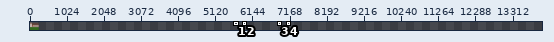
One commit to this sprite sheet: assets/levels/everhart_backyard.png. Above: a wide view before the commit, with the close-up outlined.
Close-up. First the earlier version:
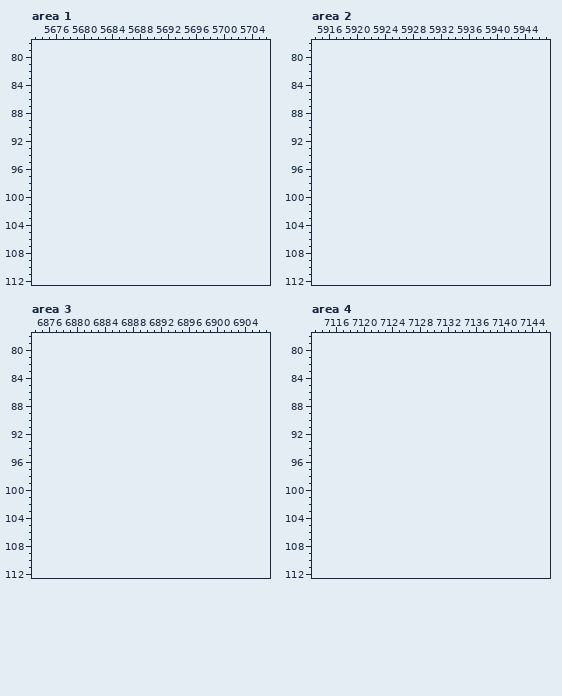
The file is 240x160 pixels. Shown: area 1: x 5673..5706, y 78..112; area 2: x 5914..5947, y 78..112; area 3: x 6874..6907, y 78..112; area 4: x 7113..7146, y 78..112. The old version is drawn lined up with the new one, on the new canvas. The wide view leaves out empty margins. The commit also changed other parts of the picture, which this record leaves out.
New version:
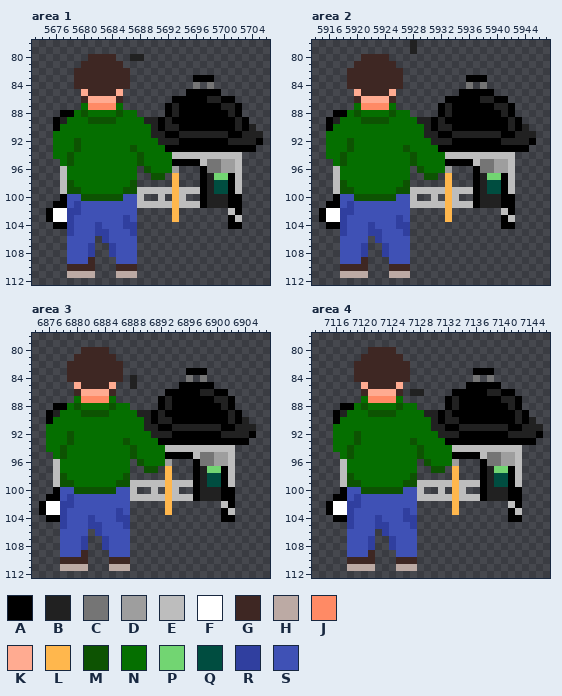
Palette (. is transparent): A #000000  B #212121  C #757575  D #9e9e9e  E #bdbdbd  F #ffffff  G #3e2723  H #bcaaa4  J #ff8a65  K #ffab91  L #ffb74d  M #0d5302  N #056f00  P #72d572  Q #004d40  R #303f9f  S #3f51b5
Changes in this commit:
canvas 240x160 -> 14160x160
--- area 1
@@ x 5673..5706 @@
  79 ..................................
- 80 ..................................
- 81 ..................................
- 82 ..................................
- 83 ..................................
- 84 ..................................
- 85 ..................................
- 86 ..................................
- 87 ..................................
- 88 ..................................
- 89 ..................................
- 90 ..................................
- 91 ..................................
- 92 ..................................
- 93 ..................................
- 94 ..................................
- 95 ..................................
- 96 ..................................
- 97 ..................................
- 98 ..................................
- 99 ..................................
-100 ..................................
-101 ..................................
-102 ..................................
-103 ..................................
-104 ..................................
-105 ..................................
-106 ..................................
-107 ..................................
-108 ..................................
-109 ..................................
-110 ..................................
-111 ..................................
+ 80 ........GGGG..BB..................
+ 81 .......GGGGGG.....................
+ 82 ......GGGGGGGG....................
+ 83 ......GGGGGGGG.........AAA........
+ 84 ......GGGGGGGG.........C.C........
+ 85 .......KGGGGK.........AAAAA.......
+ 86 .......GKKKKG.......AAAAABBAA.....
+ 87 .......NJJJJN......ABAAAAAABBA....
+ 88 ....AANMNNNNMNN....ABAAAAAAABA....
+ 89 ...ABNNNMMMMNNNNBBABAAAAAAAAABA...
+ 90 ...ANNNNNNNNNNNNNBABBAAAAAAAABAB..
+ 91 ...NNNNNNNNNNNNNNBBAABBBBBBBAABBB.
+ 92 ...NNNMNNNNNNNNNNNBBBAAAAAAABBBBA.
+ 93 ...NNNMNNNNNNNMNNNNAAAAAAAAAAAAA..
+ 94 ...NNMNNNNNNNNNMNNNNEEEEEEEEEE....
+ 95 ....NMNNNNNNNNNMNNNNAAAAECCDDE....
+ 96 ....ENNNNNNNNNN.MNNND...ACCDDE....
+ 97 ....ENNNNNNNNNN..MM.L...ABPPAE....
+ 98 ....EMNNNNNNNNM.....L...ABQQAE....
+ 99 ....EMMNNNNNNMMEEEEELEEEABQQAE....
+100 ....ASSMMMMMMSSE..E.LE..ABBBAA....
+101 ...AASRSSSSSSSSEEEEELEEEABBBAA....
+102 ..AFFRRSSSSSSSS.....L.......EA....
+103 ..AFFRSSSSSSSRS.....L.......AE....
+104 ...AARSSSRSSSRR.............AA....
+105 .....RSSSRRSSSR...................
+106 .....SSSS.RSSSS...................
+107 .....SSSR..RSSS...................
+108 .....SSSR..RSSS...................
+109 .....SSSG...SSS...................
+110 .....GGGG...GGG...................
+111 .....HHHH...HHH...................
 112 ..................................
--- area 2
@@ x 5914..5947 @@
- 78 ..................................
- 79 ..................................
- 80 ..................................
- 81 ..................................
- 82 ..................................
- 83 ..................................
- 84 ..................................
- 85 ..................................
- 86 ..................................
- 87 ..................................
- 88 ..................................
- 89 ..................................
- 90 ..................................
- 91 ..................................
- 92 ..................................
- 93 ..................................
- 94 ..................................
- 95 ..................................
- 96 ..................................
- 97 ..................................
- 98 ..................................
- 99 ..................................
-100 ..................................
-101 ..................................
-102 ..................................
-103 ..................................
-104 ..................................
-105 ..................................
-106 ..................................
-107 ..................................
-108 ..................................
-109 ..................................
-110 ..................................
-111 ..................................
+ 78 ..............B...................
+ 79 ..............B...................
+ 80 .......GGGG.......................
+ 81 ......GGGGGG......................
+ 82 .....GGGGGGGG.....................
+ 83 .....GGGGGGGG.........AAA.........
+ 84 .....GGGGGGGG.........C.C.........
+ 85 ......KGGGGK.........AAAAA........
+ 86 ......GKKKKG.......AAAAABBAA......
+ 87 ......NJJJJN......ABAAAAAABBA.....
+ 88 ...AANMNNNNMNN....ABAAAAAAABA.....
+ 89 ..ABNNNMMMMNNNNBBABAAAAAAAAABA....
+ 90 ..ANNNNNNNNNNNNNBABBAAAAAAAABAB...
+ 91 ..NNNNNNNNNNNNNNBBAABBBBBBBAABBB..
+ 92 ..NNNMNNNNNNNNNNNBBBAAAAAAABBBBA..
+ 93 ..NNNMNNNNNNNMNNNNAAAAAAAAAAAAA...
+ 94 ..NNMNNNNNNNNNMNNNNEEEEEEEEEE.....
+ 95 ...NMNNNNNNNNNMNNNNAAAAECCDDE.....
+ 96 ...ENNNNNNNNNN.MNNND...ACCDDE.....
+ 97 ...ENNNNNNNNNN..MM.L...ABPPAE.....
+ 98 ...EMNNNNNNNNM.....L...ABQQAE.....
+ 99 ...EMMNNNNNNMMEEEEELEEEABQQAE.....
+100 ...ASSMMMMMMSSE..E.LE..ABBBAA.....
+101 ..AASRSSSSSSSSEEEEELEEEABBBAA.....
+102 .AFFRRSSSSSSSS.....L.......EA.....
+103 .AFFRSSSSSSSRS.....L.......AE.....
+104 ..AARSSSRSSSRR.............AA.....
+105 ....RSSSRRSSSR....................
+106 ....SSSS.RSSSS....................
+107 ....SSSR..RSSS....................
+108 ....SSSR..RSSS....................
+109 ....SSSG...SSS....................
+110 ....GGGG...GGG....................
+111 ....HHHH...HHH....................
 112 ..................................
--- area 3
@@ x 6874..6907 @@
  79 ..................................
- 80 ..................................
- 81 ..................................
- 82 ..................................
- 83 ..................................
- 84 ..................................
- 85 ..................................
- 86 ..................................
- 87 ..................................
- 88 ..................................
- 89 ..................................
- 90 ..................................
- 91 ..................................
- 92 ..................................
- 93 ..................................
- 94 ..................................
- 95 ..................................
- 96 ..................................
- 97 ..................................
- 98 ..................................
- 99 ..................................
-100 ..................................
-101 ..................................
-102 ..................................
-103 ..................................
-104 ..................................
-105 ..................................
-106 ..................................
-107 ..................................
-108 ..................................
-109 ..................................
-110 ..................................
-111 ..................................
+ 80 .......GGGG.......................
+ 81 ......GGGGGG......................
+ 82 .....GGGGGGGG.....................
+ 83 .....GGGGGGGG.........AAA.........
+ 84 .....GGGGGGGG.B.......C.C.........
+ 85 ......KGGGGK..B......AAAAA........
+ 86 ......GKKKKG.......AAAAABBAA......
+ 87 ......NJJJJN......ABAAAAAABBA.....
+ 88 ...AANMNNNNMNN....ABAAAAAAABA.....
+ 89 ..ABNNNMMMMNNNNBBABAAAAAAAAABA....
+ 90 ..ANNNNNNNNNNNNNBABBAAAAAAAABAB...
+ 91 ..NNNNNNNNNNNNNNBBAABBBBBBBAABBB..
+ 92 ..NNNMNNNNNNNNNNNBBBAAAAAAABBBBA..
+ 93 ..NNNMNNNNNNNMNNNNAAAAAAAAAAAAA...
+ 94 ..NNMNNNNNNNNNMNNNNEEEEEEEEEE.....
+ 95 ...NMNNNNNNNNNMNNNNAAAAECCDDE.....
+ 96 ...ENNNNNNNNNN.MNNND...ACCDDE.....
+ 97 ...ENNNNNNNNNN..MM.L...ABPPAE.....
+ 98 ...EMNNNNNNNNM.....L...ABQQAE.....
+ 99 ...EMMNNNNNNMMEEEEELEEEABQQAE.....
+100 ...ASSMMMMMMSSE..E.LE..ABBBAA.....
+101 ..AASRSSSSSSSSEEEEELEEEABBBAA.....
+102 .AFFRRSSSSSSSS.....L.......EA.....
+103 .AFFRSSSSSSSRS.....L.......AE.....
+104 ..AARSSSRSSSRR.............AA.....
+105 ....RSSSRRSSSR....................
+106 ....SSSS.RSSSS....................
+107 ....SSSR..RSSS....................
+108 ....SSSR..RSSS....................
+109 ....SSSG...SSS....................
+110 ....GGGG...GGG....................
+111 ....HHHH...HHH....................
 112 ..................................
--- area 4
@@ x 7113..7146 @@
  79 ..................................
- 80 ..................................
- 81 ..................................
- 82 ..................................
- 83 ..................................
- 84 ..................................
- 85 ..................................
- 86 ..................................
- 87 ..................................
- 88 ..................................
- 89 ..................................
- 90 ..................................
- 91 ..................................
- 92 ..................................
- 93 ..................................
- 94 ..................................
- 95 ..................................
- 96 ..................................
- 97 ..................................
- 98 ..................................
- 99 ..................................
-100 ..................................
-101 ..................................
-102 ..................................
-103 ..................................
-104 ..................................
-105 ..................................
-106 ..................................
-107 ..................................
-108 ..................................
-109 ..................................
-110 ..................................
-111 ..................................
+ 80 ........GGGG......................
+ 81 .......GGGGGG.....................
+ 82 ......GGGGGGGG....................
+ 83 ......GGGGGGGG.........AAA........
+ 84 ......GGGGGGGG.........C.C........
+ 85 .......KGGGGK.........AAAAA.......
+ 86 .......GKKKKG.BB....AAAAABBAA.....
+ 87 .......NJJJJN......ABAAAAAABBA....
+ 88 ....AANMNNNNMNN....ABAAAAAAABA....
+ 89 ...ABNNNMMMMNNNNBBABAAAAAAAAABA...
+ 90 ...ANNNNNNNNNNNNNBABBAAAAAAAABAB..
+ 91 ...NNNNNNNNNNNNNNBBAABBBBBBBAABBB.
+ 92 ...NNNMNNNNNNNNNNNBBBAAAAAAABBBBA.
+ 93 ...NNNMNNNNNNNMNNNNAAAAAAAAAAAAA..
+ 94 ...NNMNNNNNNNNNMNNNNEEEEEEEEEE....
+ 95 ....NMNNNNNNNNNMNNNNAAAAECCDDE....
+ 96 ....ENNNNNNNNNN.MNNND...ACCDDE....
+ 97 ....ENNNNNNNNNN..MM.L...ABPPAE....
+ 98 ....EMNNNNNNNNM.....L...ABQQAE....
+ 99 ....EMMNNNNNNMMEEEEELEEEABQQAE....
+100 ....ASSMMMMMMSSE..E.LE..ABBBAA....
+101 ...AASRSSSSSSSSEEEEELEEEABBBAA....
+102 ..AFFRRSSSSSSSS.....L.......EA....
+103 ..AFFRSSSSSSSRS.....L.......AE....
+104 ...AARSSSRSSSRR.............AA....
+105 .....RSSSRRSSSR...................
+106 .....SSSS.RSSSS...................
+107 .....SSSR..RSSS...................
+108 .....SSSR..RSSS...................
+109 .....SSSG...SSS...................
+110 .....GGGG...GGG...................
+111 .....HHHH...HHH...................
 112 ..................................
Pixel boxes of the changes (left, top, right, bottom) in both close-ups:
added: (46, 54, 263, 278)
added: (319, 40, 536, 278)
added: (39, 347, 256, 571)
added: (326, 347, 543, 571)
